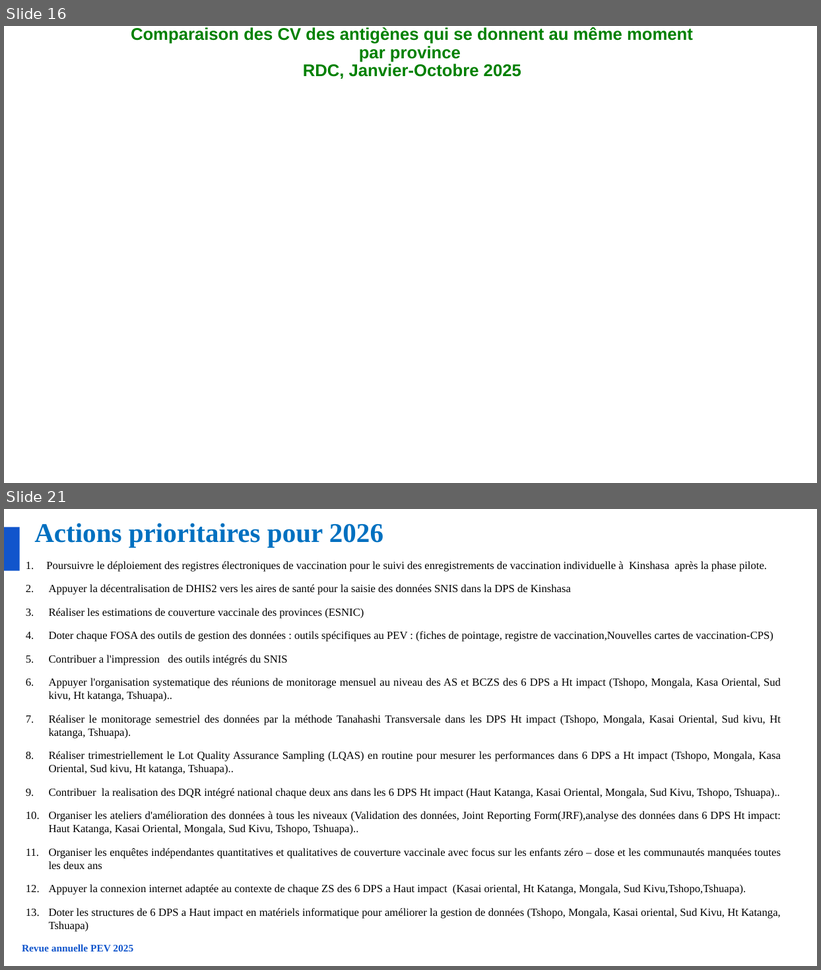
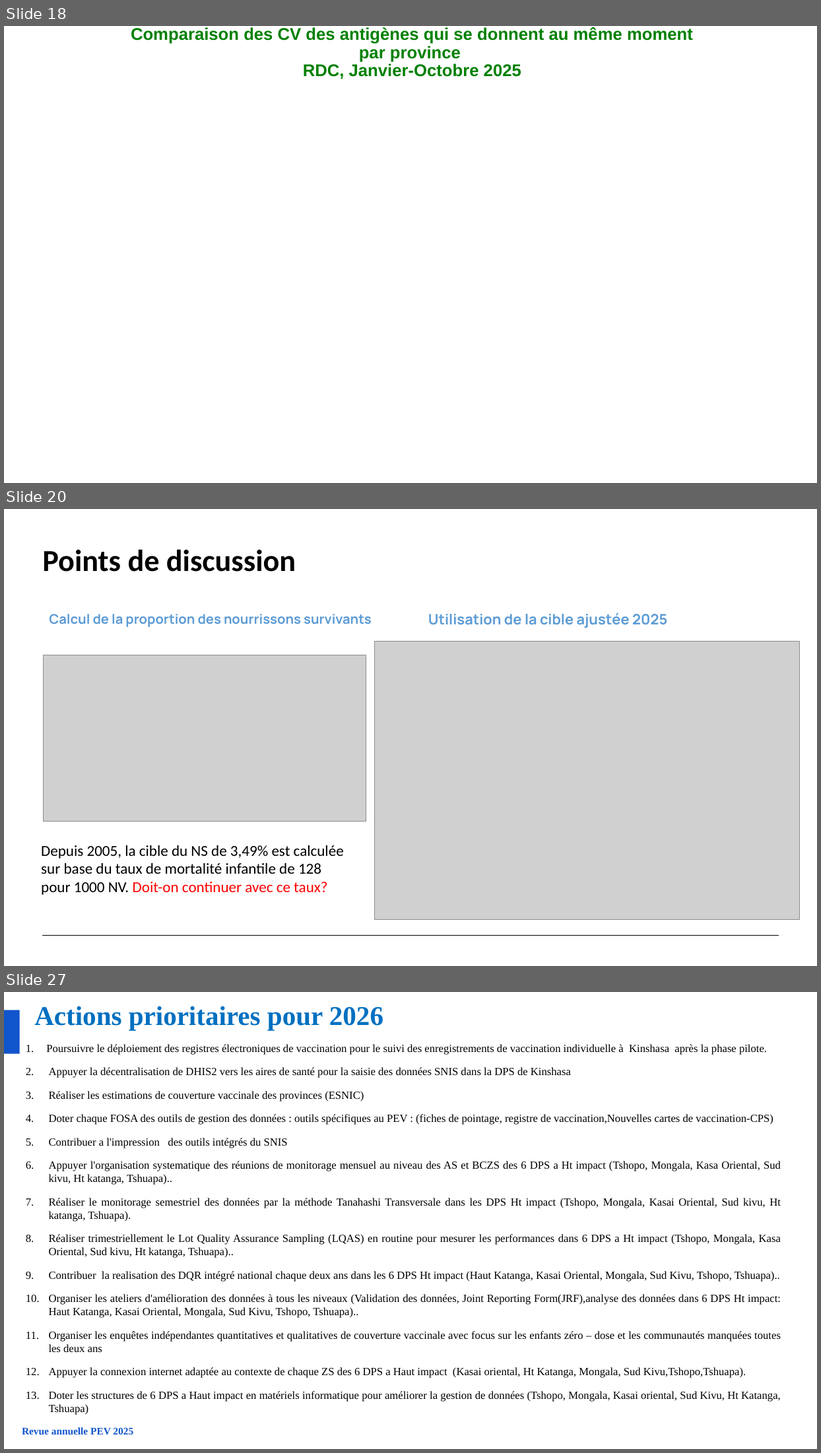
Before and after one commit to WHO-IST-CA/revue_annuelle, a slide deck: docs/epi/presentations/j1/Revue annuelle-PEV_qualité des données-14122025.pptx. Shown one above the other, each under a label of ours: slides 16 and 21 before the commit, slides 18, 20 and 27 after it; the slides between them are not shown. The pictures are 821x970 and 821x1453 pixels, drawn with LibreOffice and Linux fonts; fonts in the diff are those of the drawing; grey boxes stand for pictures. Boxes give left, top, right and bottom in pixels: in the first picture for what was removed or moved away, otherwise in the second. Text is boxed around its words. In the diff, an @@ line names an element or a change of style, - is before the commit and + after.

```diff
--- a/docs/epi/presentations/j1/Revue annuelle-PEV_qualité des données-14122025.pptx
+++ b/docs/epi/presentations/j1/Revue annuelle-PEV_qualité des données-14122025.pptx
@@ slide 20 added at (4, 509, 817, 966), background #FFFFFF @@
@@ title added at (42, 549, 296, 572), 36 pt, text #000000, bold @@
+Points de discussion
@@ text added at (49, 614, 372, 627), 15.7 pt, text #5B9BD5, bold @@
+Calcul de la proportion des nourrissons survivants
@@ text added at (428, 613, 667, 628), 17 pt, text #5B9BD5, bold @@
+Utilisation de la cible ajustée 2025
@@ picture added at (375, 642, 800, 920) @@
@@ picture added at (43, 655, 366, 821) @@
@@ text added at (41, 846, 344, 895), 18 pt, text #000000 @@
+Depuis 2005, la cible du NS de 3,49% est calculée sur base du taux de mortalité infantile de 128 pour 1000 NV. Doit-on continuer avec ce taux?
@@ freeform shape added at (42, 936, 780, 936), outline #000000 0.76 pt @@
@@ what was slide 16 is now slide 18 @@
@@ what was slide 21 is now slide 27 @@
```
Also in this commit, not shown: 17 slides changed, 5 other slides added, 1 slide removed, 1 other file.
